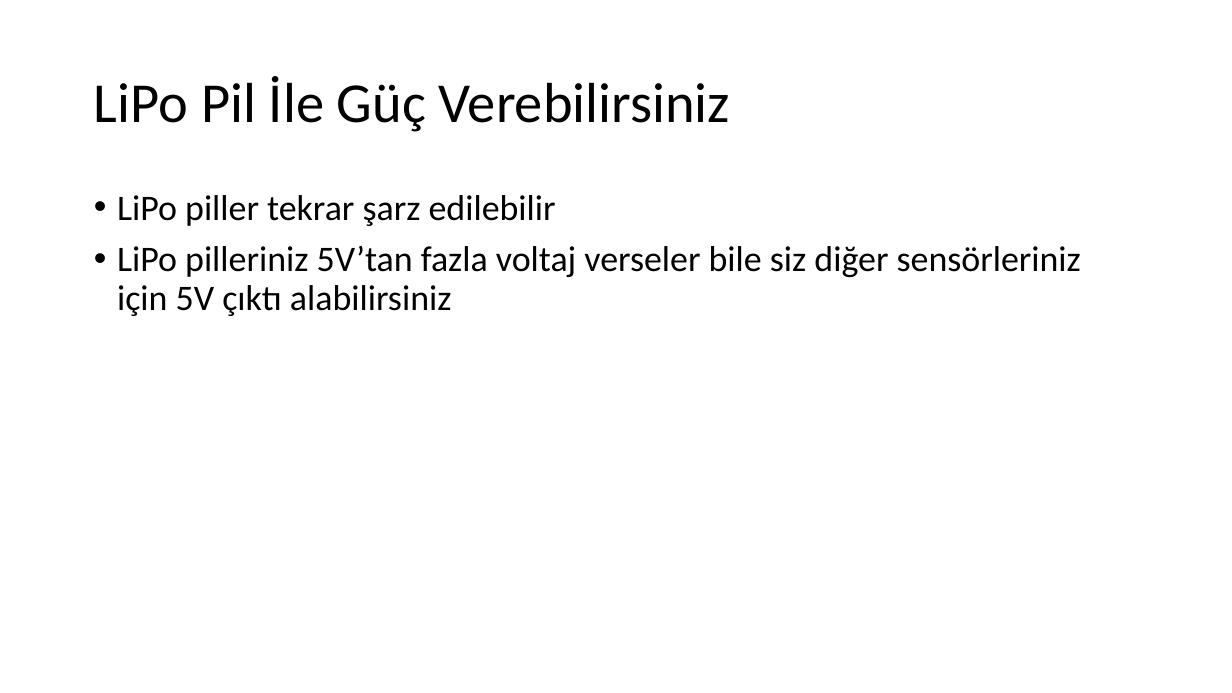
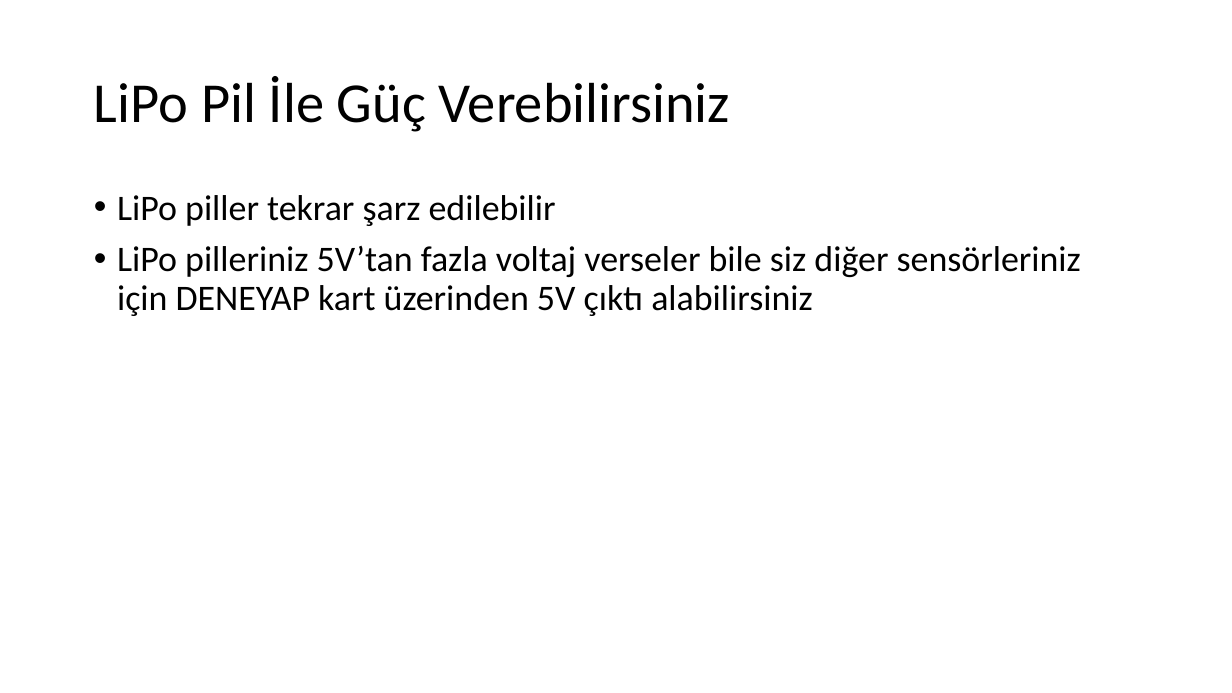
Before and after one commit to omeroztrk/deneyap_kart_egitimleri, a slide deck: slide 5 of Ders 1/Ders 1.pptx. Drawn at 1232x693 pixels with LibreOffice and Linux fonts; fonts in the diff are those of the drawing; background and template pictures are left out. Boxes give left, top, right and bottom in pixels: in the first picture for what was removed or moved away, otherwise in the second. Text is boxed around its words. In the diff, an @@ line names an element or a change of style, - is before the commit and + after.

```diff
--- a/Ders 1/Ders 1.pptx
+++ b/Ders 1/Ders 1.pptx
@@ text at (117,246,1081,316): text changed @@
-• LiPo pilleriniz 5V’tan fazla voltaj verseler bile siz diğer sensörleriniz için 5V çıktı alabilirsiniz
+• LiPo pilleriniz 5V’tan fazla voltaj verseler bile siz diğer sensörleriniz için DENEYAP kart üzerinden 5V çıktı alabilirsiniz
```
Also in this commit, not shown: 2 other slides changed.
